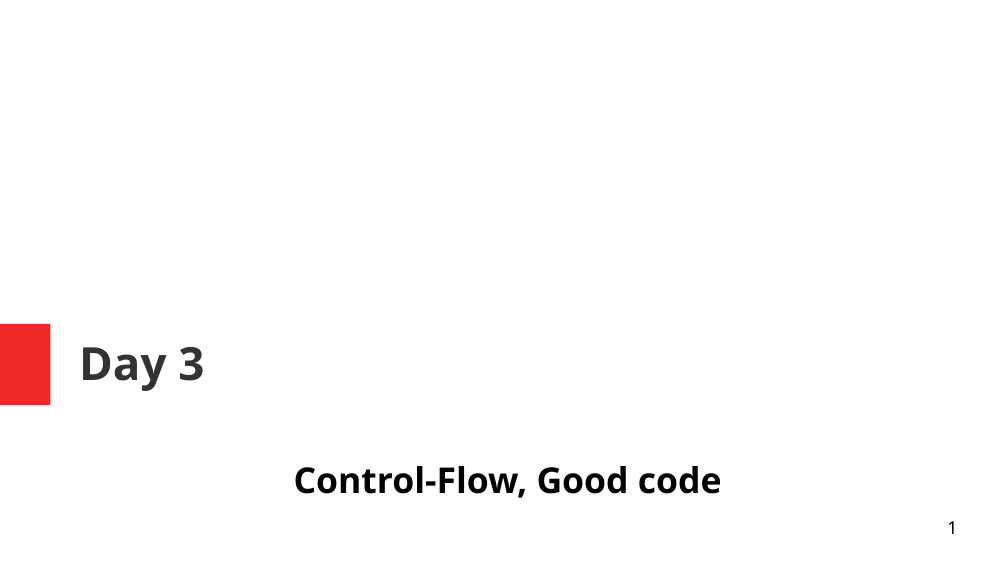
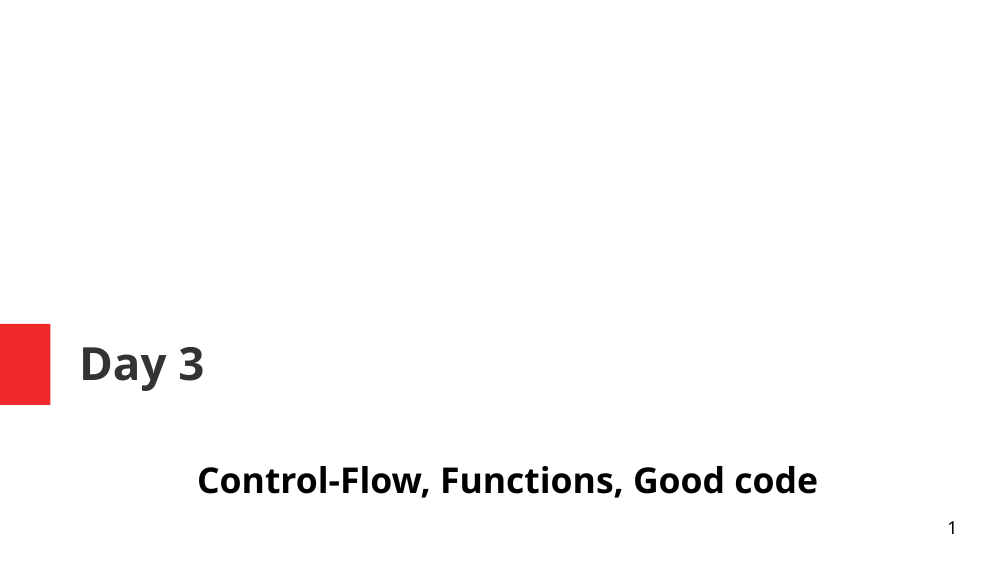
Before and after one commit to Bioinformatics-teaching-UiT/Python_2022, a slide deck: slide 1 of week1/day3/day_3.odp. Drawn at 1008x567 pixels with LibreOffice and Linux fonts; fonts in the diff are those of the drawing. Boxes give left, top, right and bottom in pixels: in the first picture for what was removed or moved away, otherwise in the second. Text is boxed around its words. In the diff, an @@ line names an element or a change of style, - is before the commit and + after.

```diff
--- a/week1/day3/day_3.odp
+++ b/week1/day3/day_3.odp
@@ subtitle at [197,466,818,498]: text changed @@
-Control-Flow, Good code
+Control-Flow, Functions, Good code
```
Also in this commit, not shown: 3 other slides changed.
